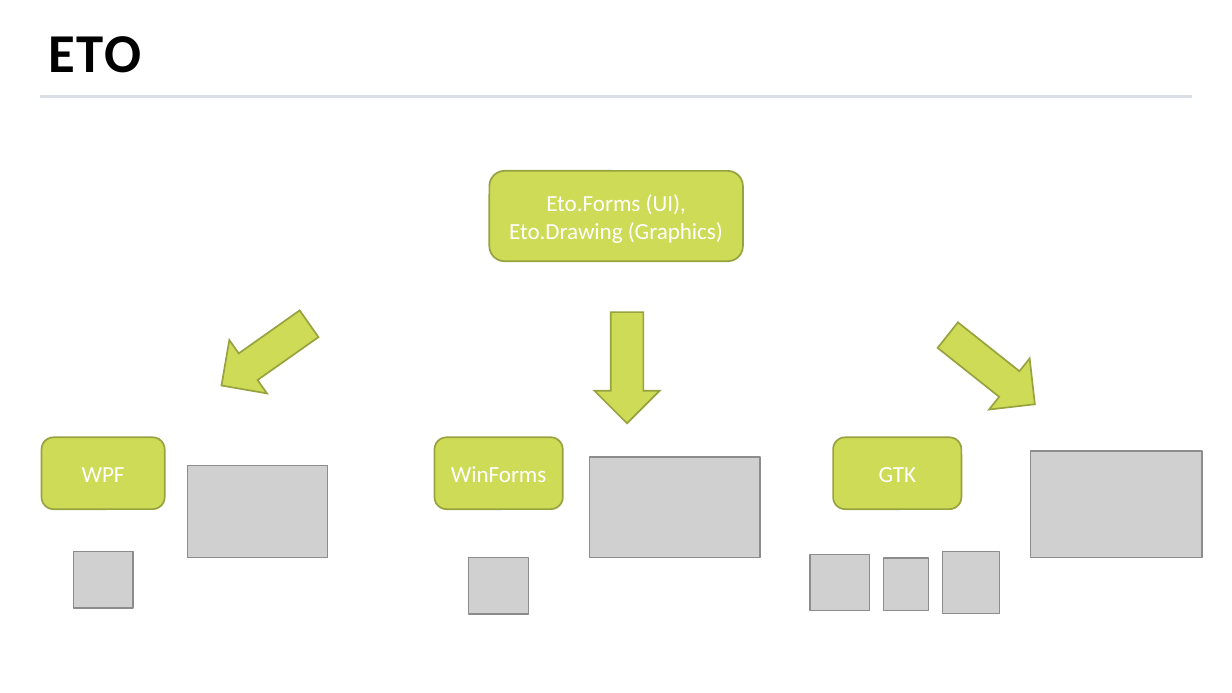
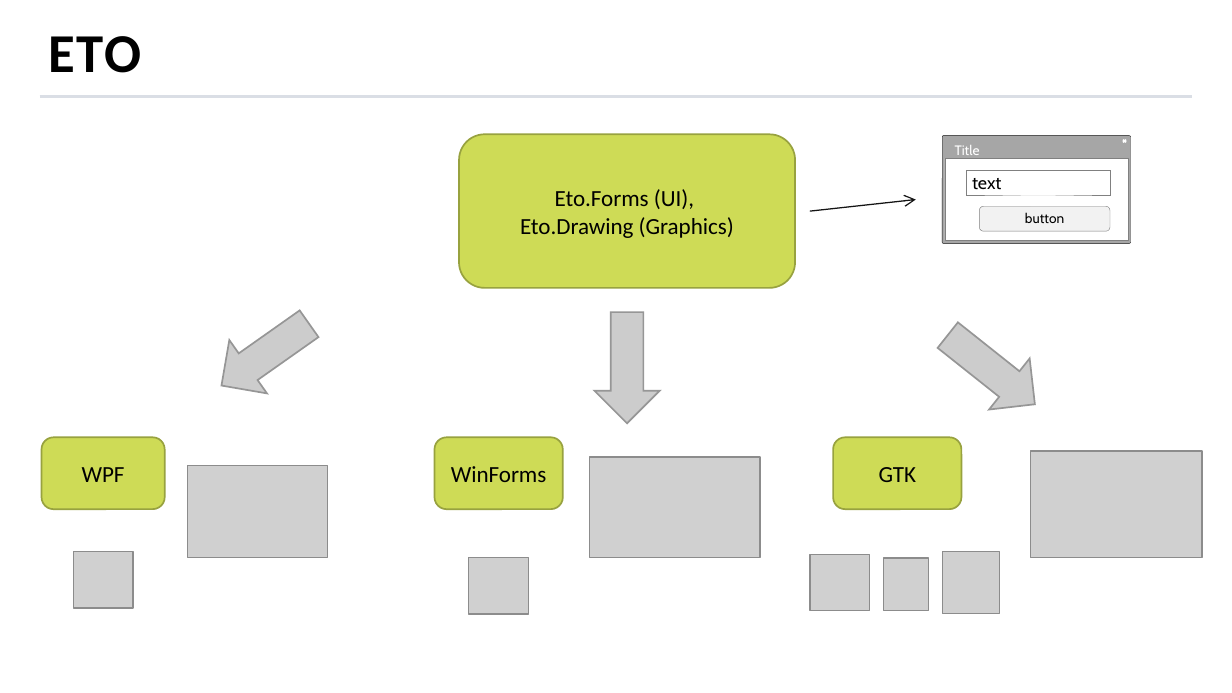
Before and after one commit to MihailRomanov/TechTalks_GUI_in_Net, a slide deck: slide 23 of presentation.pptx (slide 22 before the commit). Drawn at 1232x693 pixels with LibreOffice and Linux fonts; fonts in the diff are those of the drawing; grey boxes stand for pictures; background and template pictures are left out. Boxes give left, top, right and bottom in pixels: in the first picture for what was removed or moved away, otherwise in the second. Text is boxed around its words. In the diff, an @@ line names an element or a change of style, - is before the commit and + after.

Commit message:
Update presentation

```diff
--- a/presentation.pptx
+++ b/presentation.pptx
@@ rounded rectangle "Eto.Forms (UI),": place and size @@
-rounded rectangle "Eto.Forms (UI)," at [489,171,743,261]
+rounded rectangle "Eto.Forms (UI)," at [460,134,796,288]
@@ group added at [942,136,1131,243]: 2 rounded rectangles, 2 rectangles, 2 lines @@
+Title
+button
+text
@@ text in rounded rectangle at [520,189,734,238]: text changed; text colour #FFFFFF to #000000 @@
-Eto.Forms (UI), Eto.Drawing (Graphics)
+Eto.Forms (UI),
+Eto.Drawing (Graphics)
@@ arrow added from (809, 211) to (915, 200), #141414 0.75 pt @@
@@ fill #CEDB56 to #CCCCCC; outline #98A240 1 pt to #979797 1 pt in 3 elements at [203,297,328,412], [595,312,660,423], [927,310,1055,430] @@
@@ text colour #FFFFFF to #000000 in 3 elements at [42,437,165,509], [435,437,563,509], [833,437,961,509] @@
```
Also in this commit, not shown: 13 other slides changed, 3 slides added, 2 slides removed.
